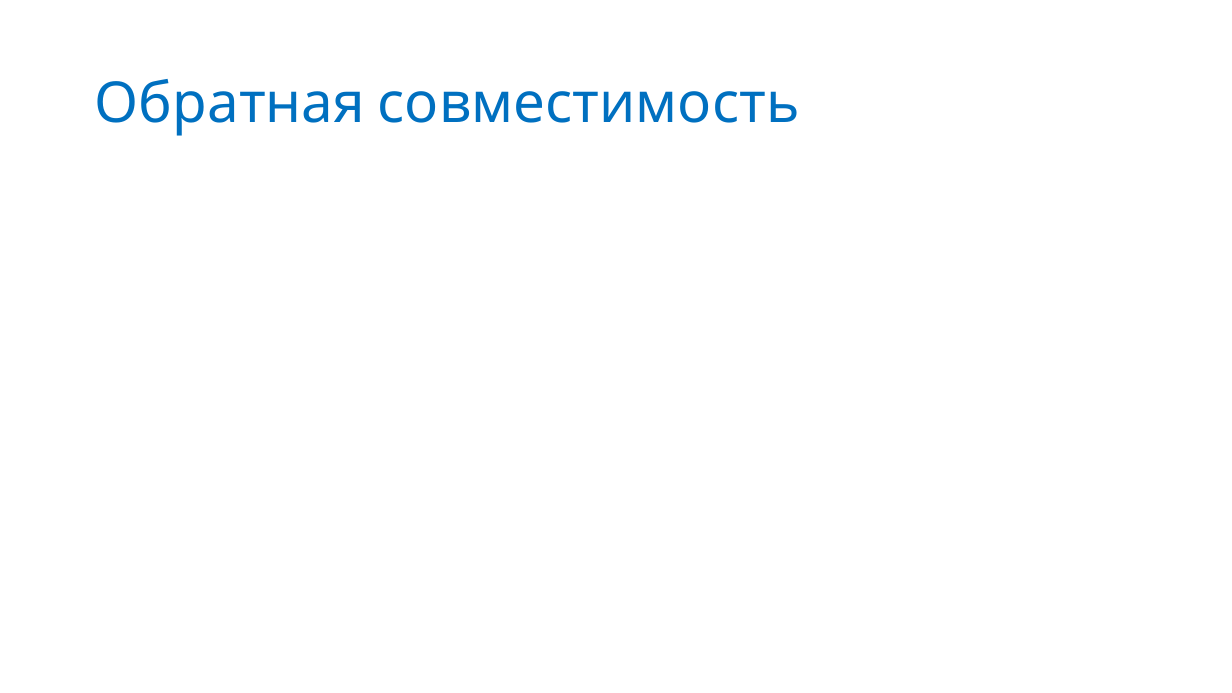
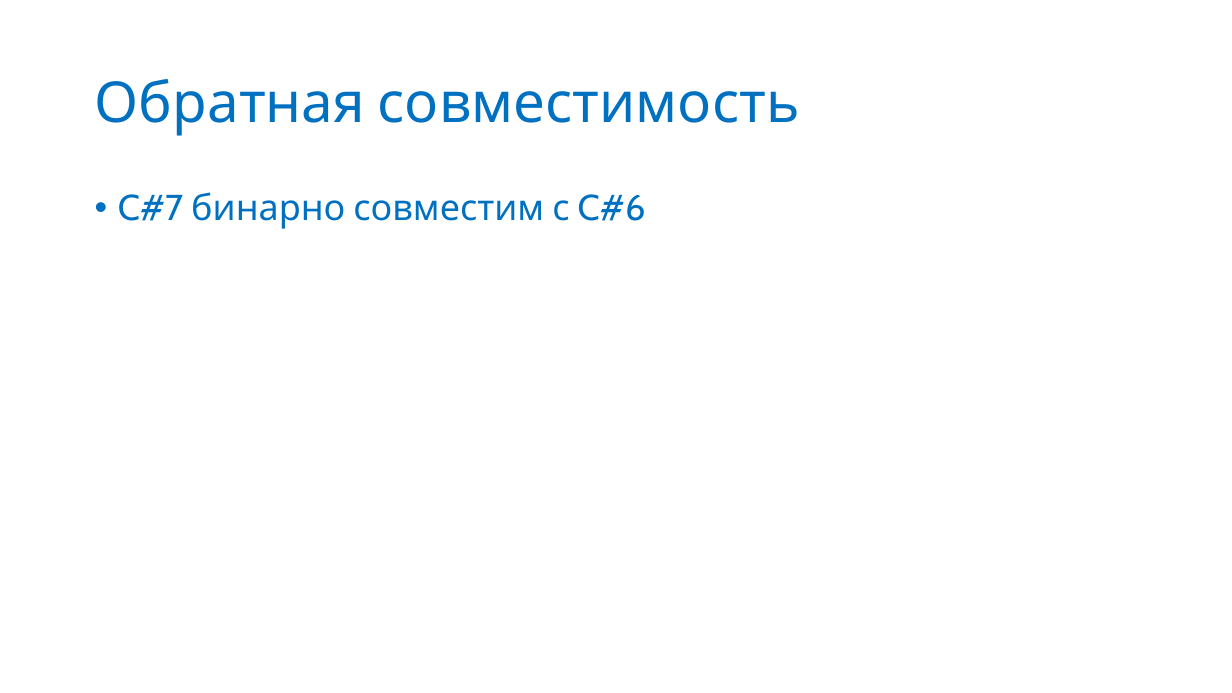
Before and after one commit to anaym/FC-CS7, a slide deck: slide 20 of CS7.pptx. Drawn at 1232x693 pixels with LibreOffice and Linux fonts; fonts in the diff are those of the drawing. Boxes give left, top, right and bottom in pixels: in the first picture for what was removed or moved away, otherwise in the second. Text is boxed around its words. In the diff, an @@ line names an element or a change of style, - is before the commit and + after.

```diff
--- a/CS7.pptx
+++ b/CS7.pptx
@@ text added at [118, 192, 646, 229], 28 pt, text #0070C0 @@
+• C#7 бинарно совместим с C#6
```
